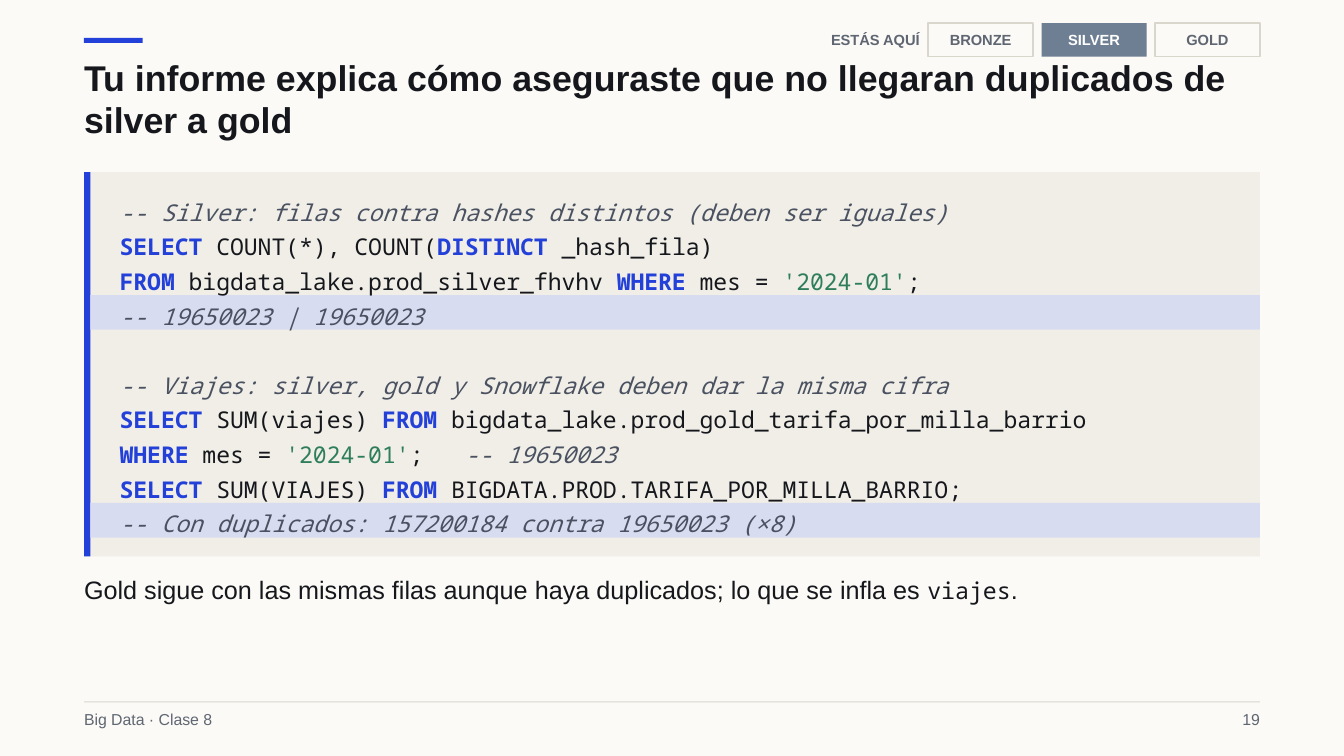
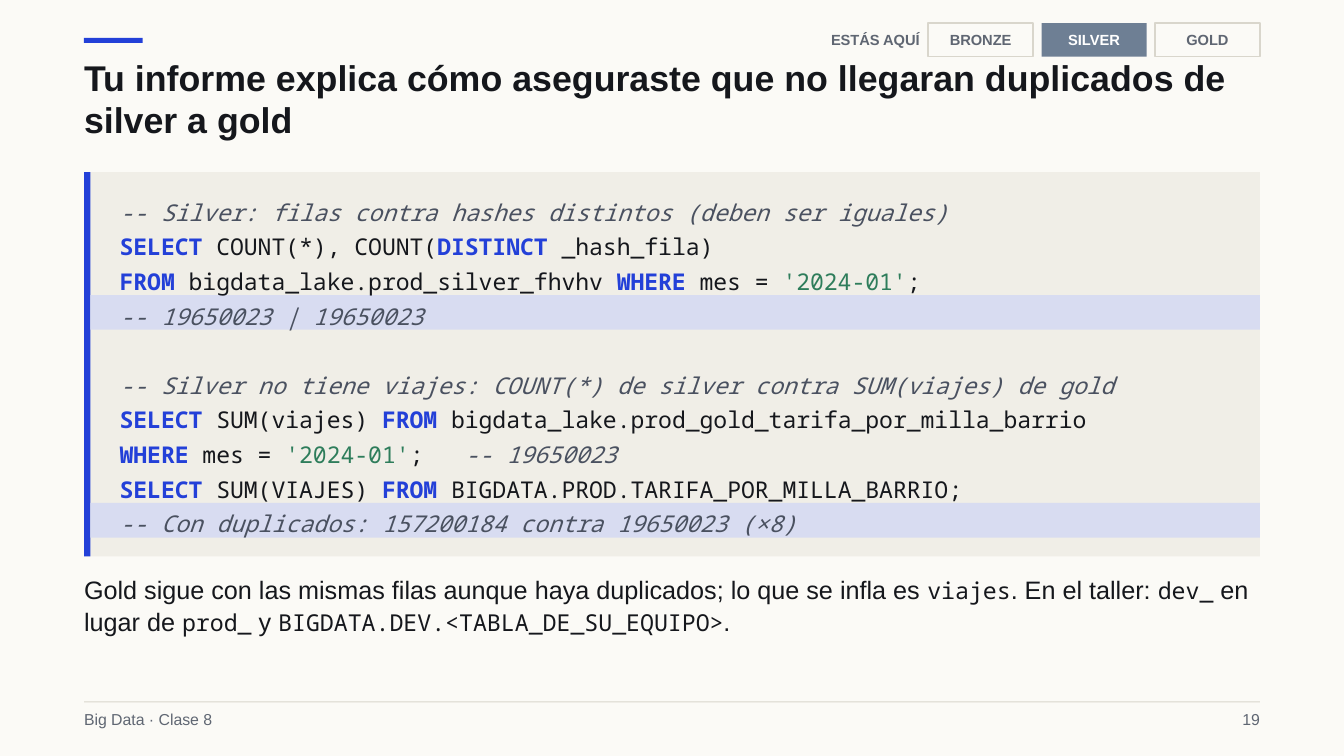
Before and after one commit to Apaezc/bigdata-udem-2026, a slide deck: slide 19 of curso/clase08/deck/slides.pptx. Drawn at 1344x756 pixels with LibreOffice and Linux fonts; fonts in the diff are those of the drawing. Boxes give left, top, right and bottom in pixels: in the first picture for what was removed or moved away, otherwise in the second. Text is boxed around its words. In the diff, an @@ line names an element or a change of style, - is before the commit and + after.

```diff
--- a/curso/clase08/deck/slides.pptx
+++ b/curso/clase08/deck/slides.pptx
@@ text at [161,376,1114,400]: text changed @@
--- Viajes: silver, gold y Snowflake deben dar la misma cifra
+-- Silver no tiene viajes: COUNT(*) de silver contra SUM(viajes) de gold
@@ text at [84,580,1248,637]: text changed @@
-Gold sigue con las mismas filas aunque haya duplicados; lo que se infla es viajes.
+Gold sigue con las mismas filas aunque haya duplicados; lo que se infla es viajes. En el taller: dev_ en lugar de prod_ y BIGDATA.DEV.<TABLA_DE_SU_EQUIPO>.
```
Also in this commit, not shown: 3 other slides changed, 8 other files.
